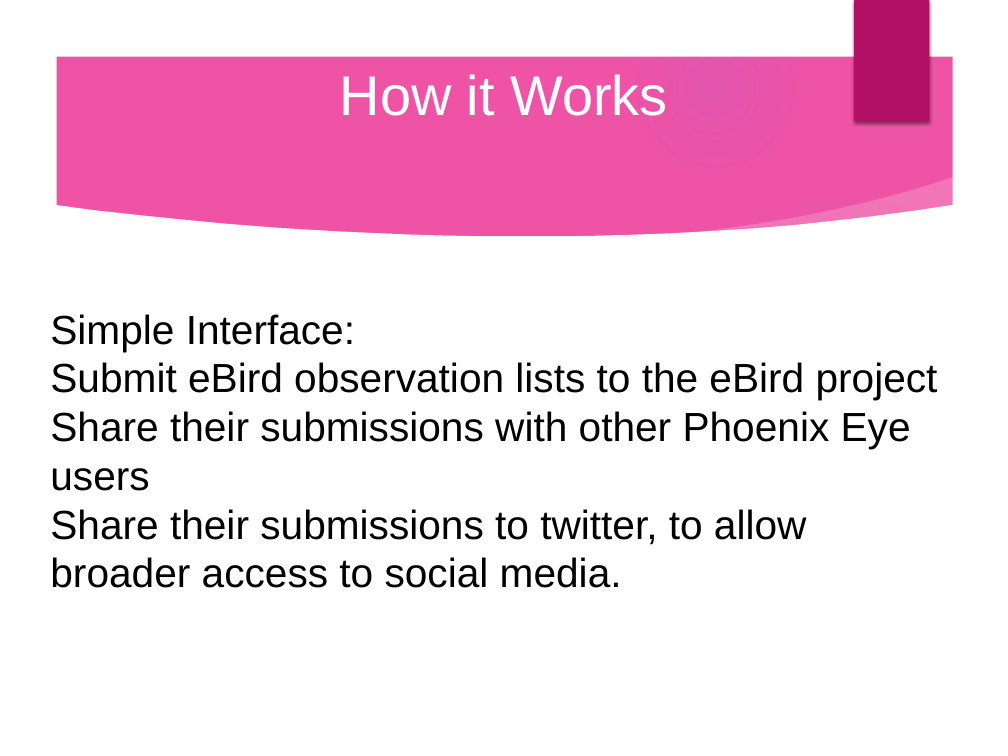
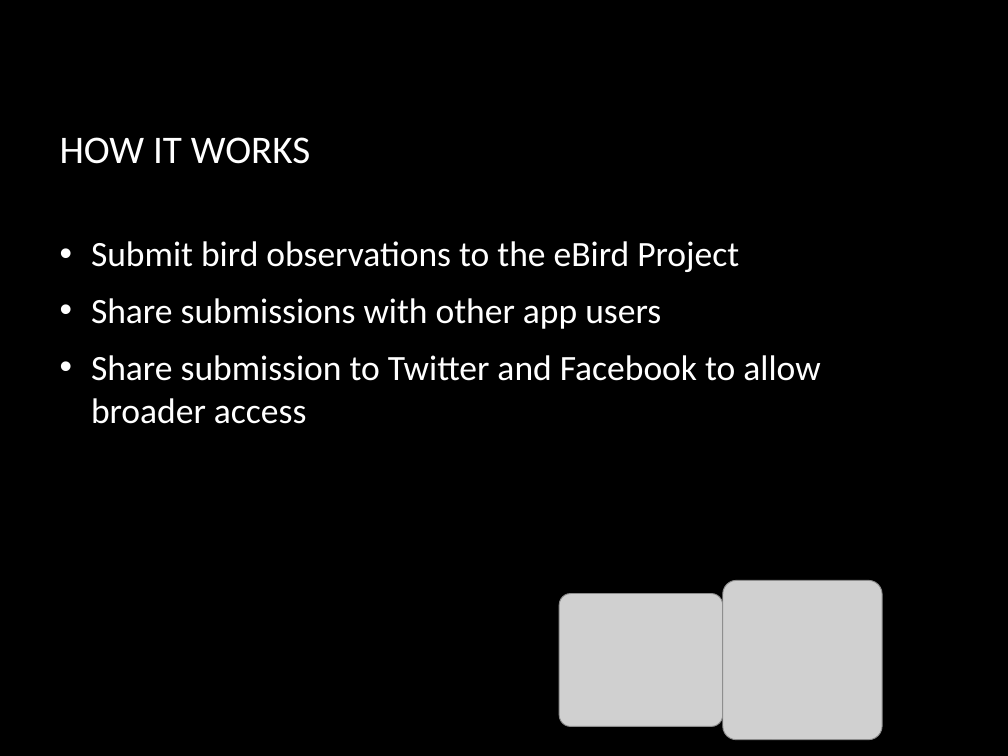
Before and after one commit to qrprat77/https---github.com-qrprat77-Biology_project, a slide deck: slide 7 of Resource/Bio_Presentation.pptx (slide 6 before the commit). Drawn at 1008x756 pixels with LibreOffice and Linux fonts; fonts in the diff are those of the drawing; grey boxes stand for pictures; background and template pictures are left out. Boxes give left, top, right and bottom in pixels: in the first picture for what was removed or moved away, otherwise in the second. Text is boxed around its words. In the diff, an @@ line names an element or a change of style, - is before the commit and + after.

```diff
--- a/Resource/Bio_Presentation.pptx
+++ b/Resource/Bio_Presentation.pptx
@@ group removed at [0,0,1008,756]: 5 ellipses, 3 freeform shapes @@
@@ rectangle removed at [854,0,930,122] @@
@@ title at [60,137,311,164]: text changed; size 44 to 30.9 pt; font Arial to Calibri @@
-How it Works
+HOW IT WORKS
@@ text added at [91,241,820,424], 28 pt, text #FFFFFF @@
+• Submit bird observations to the eBird Project
+• Share submissions with other app users
+• Share submission to Twitter and Facebook to allow broader access
@@ text removed at [50,314,938,588] @@
-Simple Interface:
-Submit eBird observation lists to the eBird project
-Share their submissions with other Phoenix Eye users
-Share their submissions to twitter, to allow broader access to social media.
@@ picture added at [560,594,724,726] @@
@@ picture added at [723,581,882,740] @@
```
Also in this commit, not shown: 5 other slides changed, 3 slides added, 2 slides removed.
